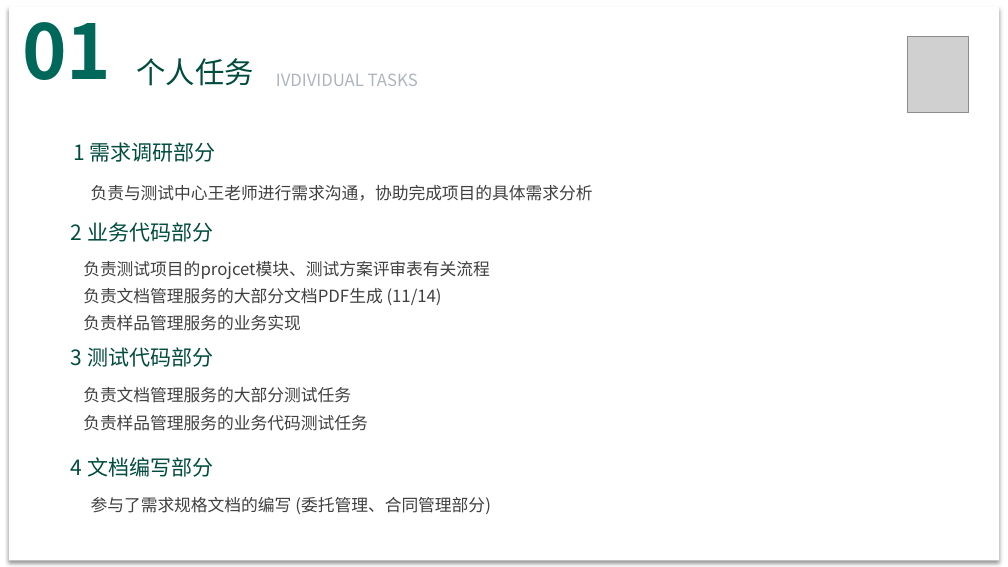
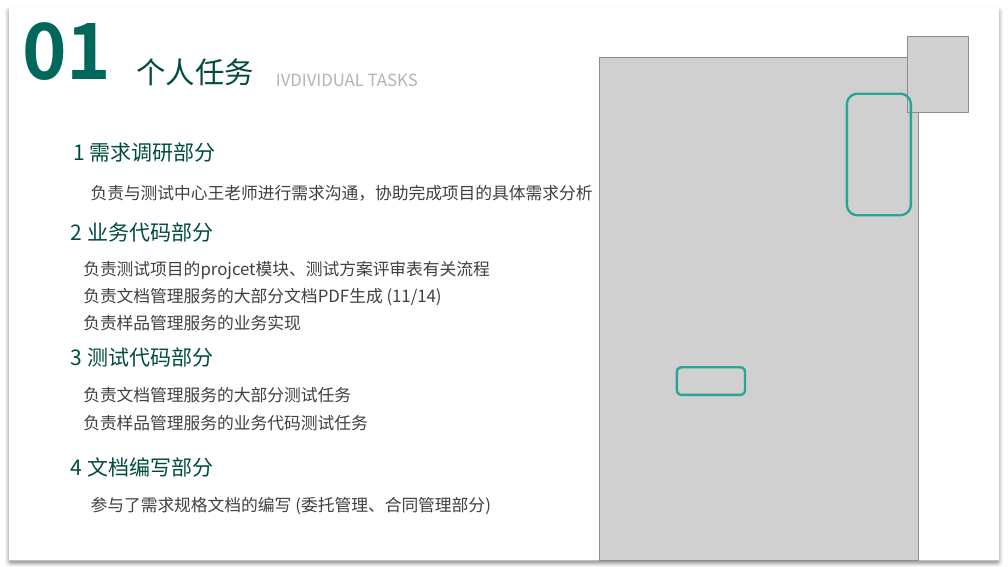
Before and after one commit to SEC0mprehensiveExper1ments/d0cumEnts, a slide deck: slide 2 of 项目展示幻灯片/个人汇报 王岳.pptx. Drawn at 1008x567 pixels with LibreOffice and Linux fonts; fonts in the diff are those of the drawing; grey boxes stand for pictures. Boxes give left, top, right and bottom in pixels: in the first picture for what was removed or moved away, otherwise in the second. Text is boxed around its words. In the diff, an @@ line names an element or a change of style, - is before the commit and + after.

```diff
--- a/项目展示幻灯片/个人汇报 王岳.pptx
+++ b/项目展示幻灯片/个人汇报 王岳.pptx
@@ picture added at [600,57,919,560] @@
@@ rounded rectangle added at [847,94,911,216], outline #26A599 2.25 pt @@
@@ rounded rectangle added at [677,368,745,395], outline #26A599 2.25 pt @@
```
Also in this commit, not shown: 1 other slide changed.
